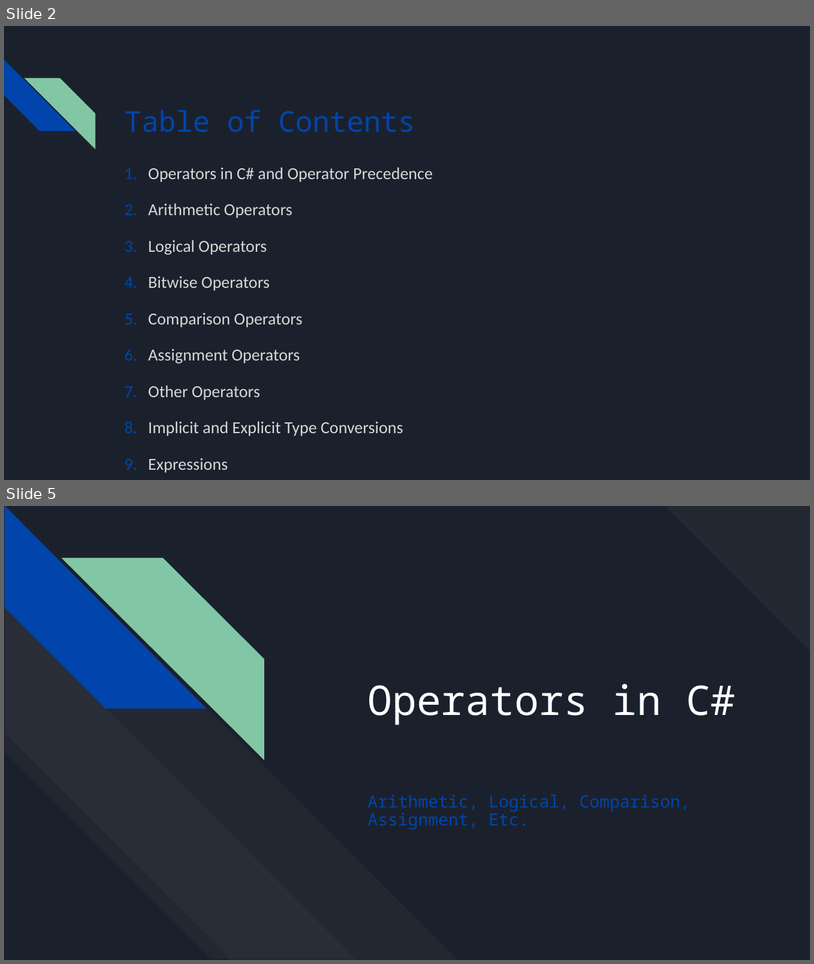
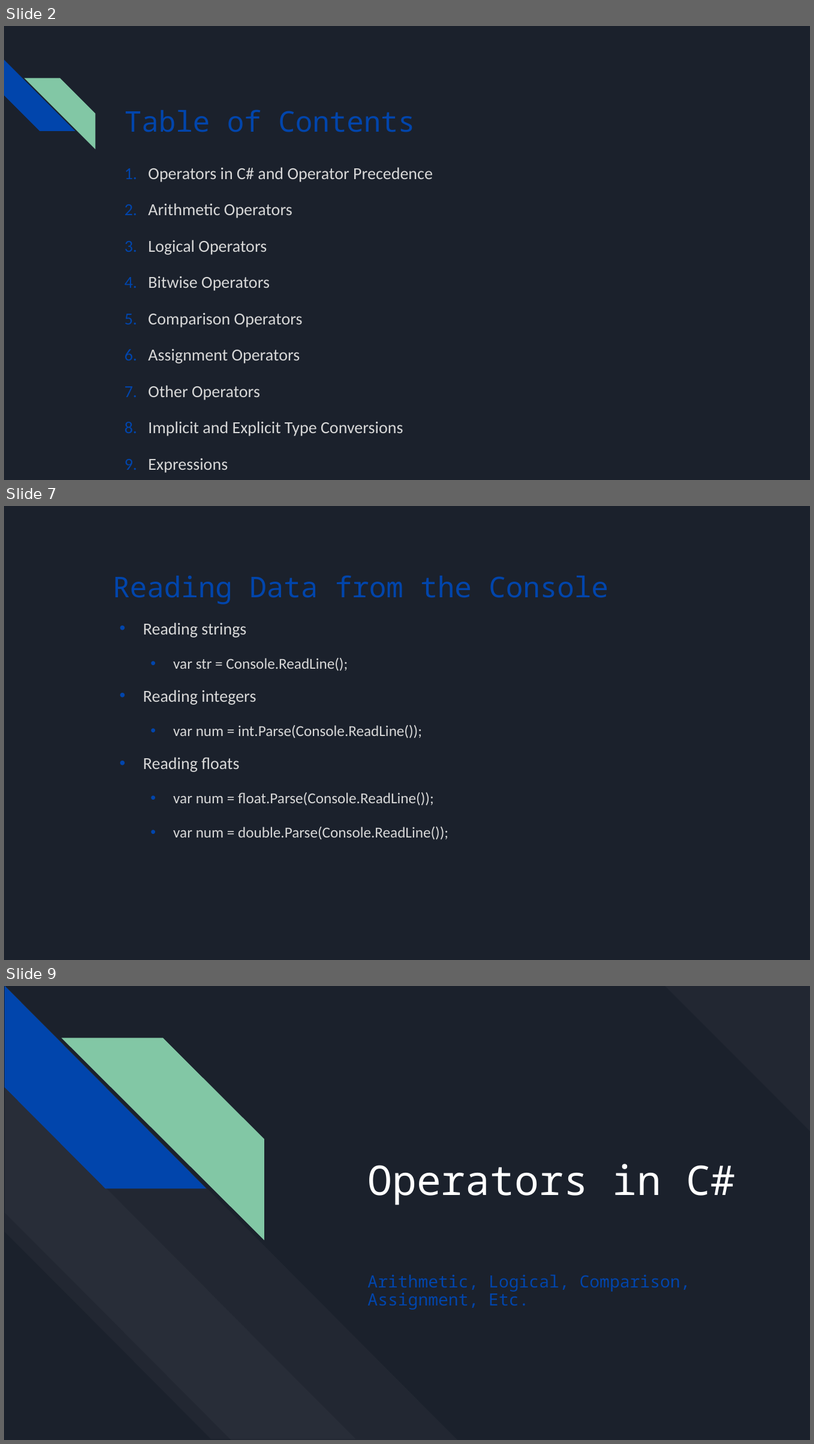
Before and after one commit to bulhard/Introduction-to-programming, a slide deck: Presentations/Lesson 02 Operators and Expressions.pptx. Shown one above the other, each under a label of ours: slides 2 and 5 before the commit, slides 2, 7 and 9 after it; the slides between them are not shown. The pictures are 814x964 and 814x1444 pixels, drawn with LibreOffice and Linux fonts; fonts in the diff are those of the drawing. Boxes give left, top, right and bottom in pixels: in the first picture for what was removed or moved away, otherwise in the second. Text is boxed around its words. In the diff, an @@ line names an element or a change of style, - is before the commit and + after.

```diff
--- a/Presentations/Lesson 02 Operators and Expressions.pptx
+++ b/Presentations/Lesson 02 Operators and Expressions.pptx
@@ slide 7 added at [4,506,810,960], background #1B212C @@
@@ title added at [113,575,609,604], 34 pt, text #0145AC @@
+Reading Data from the Console
@@ text added at [143,622,449,840], 18 pt, text #D8D8D8 @@
+• Reading strings
+  • var str = Console.ReadLine();
+• Reading integers
+  • var num = int.Parse(Console.ReadLine());
+• Reading floats
+  • var num = float.Parse(Console.ReadLine());
+  • var num = double.Parse(Console.ReadLine());
@@ what was slide 5 is now slide 9 @@
```
Also in this commit, not shown: 5 other slides added.
